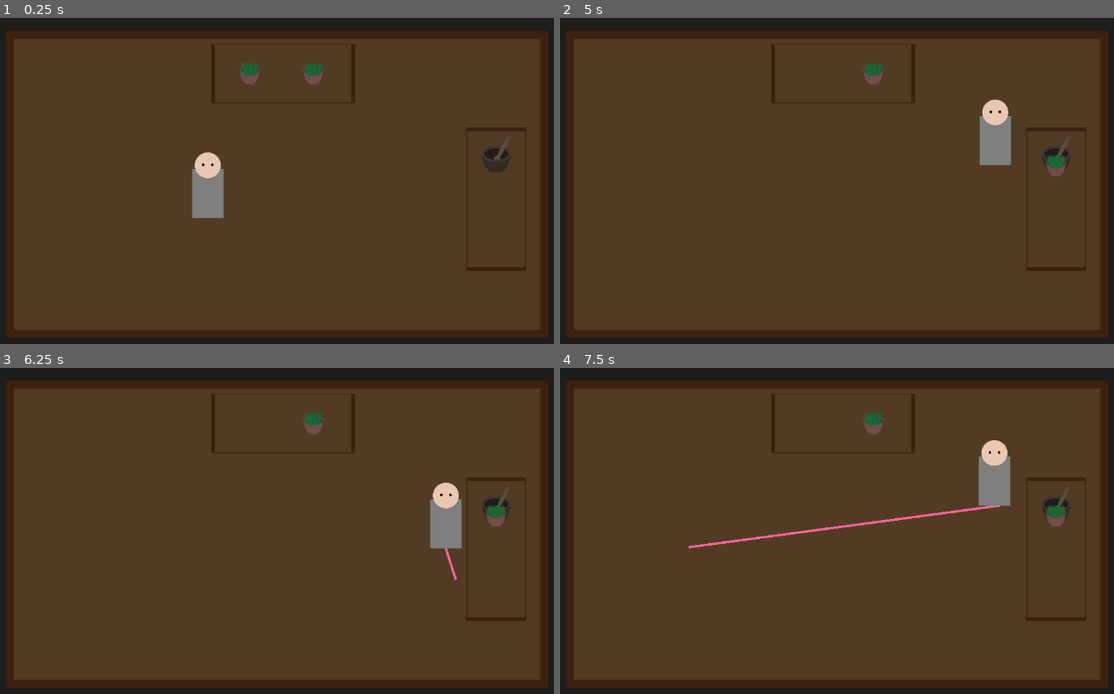
Above: before the commit, frames 1-4 (two rows, left to right).
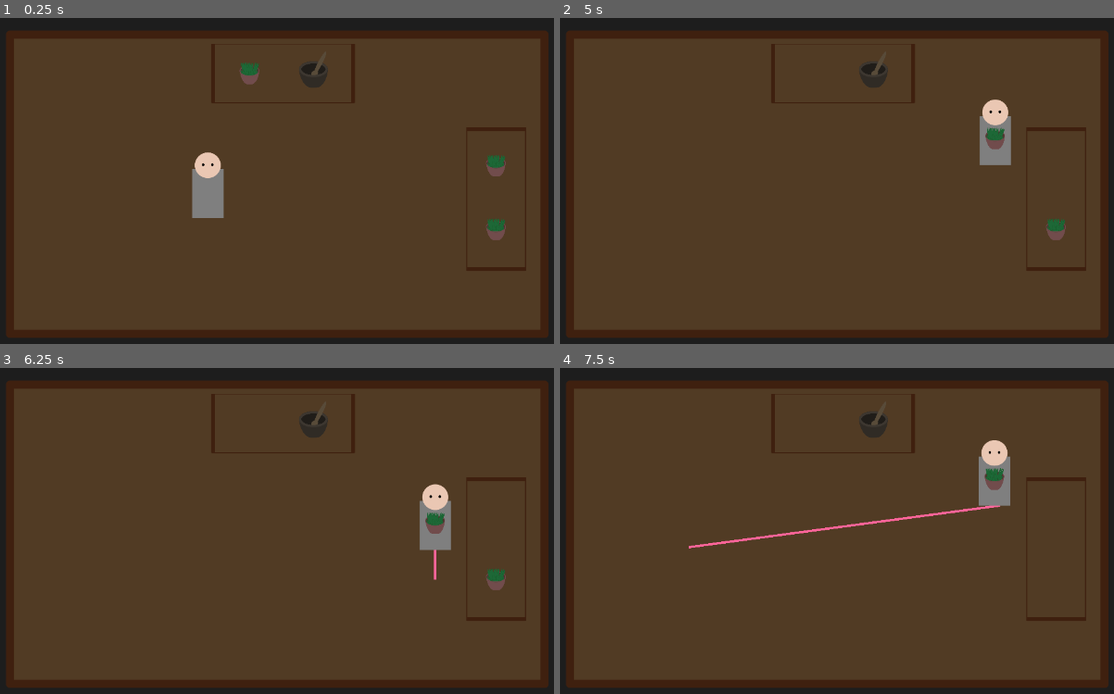
Above: after the commit, the same moments.

Repository: Nordtwig/HammurabisHut
Game: Godot game, scene res://Scenes/TheHut.tscn
The game is run twice, just before and just after one commit, with the same random seed, the same clock (stepped at 60 frames per second) and the same inputs.
Inputs (mouse positions are in pixels of both pictures, inside the frame that each line leads up to):
- Up to frame 1 (0.25 s): no input
- Up to frame 2 (5 s): tap Enter at 0.5, 3.5 s; move the mouse to (809, 73) at 0.52 s; click (809, 73) at 0.67 s; click (809, 73) at 1.42 s; tap Space at 2 s; move the mouse to (875, 73) at 2.02 s; click (875, 73) at 2.17 s; click (875, 73) at 2.92 s; move the mouse to (1058, 164) at 3.52 s; click (1058, 164) at 3.67 s; click (1058, 164) at 4.42 s
- Up to frame 3 (6.25 s): click (498, 514) at 5.17 s; tap Space at 5.75 s; move the mouse to (498, 579) at 5.77 s; click (498, 579) at 5.92 s
- Up to frame 4 (7.5 s): move the mouse to (997, 504) at 6.52 s; click (997, 504) at 6.67 s; move the mouse to (687, 547) at 7.27 s; click (687, 547) at 7.42 s

The runs differ from the first frame. In frame 1, 0.7% of the frame differs, in the area x 54-93%, y 13-69%; in frame 2, 0.9%; in frame 3, 1.9%; in frame 4, 0.8%.
Error after the commit: Invalid call. Nonexistent function 'find_node' in base 'Nil'. (res://Scripts/Reagent.gd:15)

Commit message:
Started messing around again with picking up and down

Diff:
--- a/Scenes/Player.tscn
+++ b/Scenes/Player.tscn
@@ -23,5 +23,5 @@
 position = Vector2( 0, -12 )
 shape = SubResource( 1 )
 
-[node name="Hands" type="Position2D" parent="."]
+[node name="Item" type="Position2D" parent="."]
 position = Vector2( 0, -47 )
--- a/Scenes/Slot.tscn
+++ b/Scenes/Slot.tscn
@@ -4,7 +4,9 @@
 
 [sub_resource type="RectangleShape2D" id=1]
 
-[node name="Slot" type="Node2D"]
+[node name="Slot" type="Node2D" groups=[
+"Slots",
+]]
 script = ExtResource( 1 )
 
 [node name="Item" type="Node2D" parent="."]
--- a/Scenes/Station.tscn
+++ b/Scenes/Station.tscn
@@ -8,7 +8,7 @@
 script = ExtResource( 3 )
 
 [node name="Sprite" parent="." index="0"]
-position = Vector2( 0, -19 )
+position = Vector2( 0, -6 )
 scale = Vector2( 0.25, 0.25 )
 texture = ExtResource( 2 )
 
--- a/Scenes/TheHut.tscn
+++ b/Scenes/TheHut.tscn
@@ -47,16 +47,16 @@
 containedItemName = "Reagent"
 
 [node name="Slot2" parent="Furniture/Table/Slots" index="1"]
-containedItemName = "Reagent"
+containedItemName = "Station"
 
 [node name="Table2" parent="Furniture" instance=ExtResource( 2 )]
 position = Vector2( 889.874, 333.656 )
 
 [node name="Slot" parent="Furniture/Table2/Slots" index="0"]
-containedItemName = "Station"
+containedItemName = "Reagent"
 
 [node name="Slot2" parent="Furniture/Table2/Slots" index="1"]
-containedItemName = ""
+containedItemName = "Reagent"
 
 [node name="Player" parent="." instance=ExtResource( 1 )]
 position = Vector2( 392, 367 )
--- a/Scripts/Object.gd
+++ b/Scripts/Object.gd
@@ -3,12 +3,8 @@
 var playerInContact = false
 var isTarget = false
 
-#func _process(delta: float) -> void:
-#	if playerInContact && isTarget:
-#		print("touching me and wants to hold me")
-
 func _ready() -> void:
-	name = "Object" + String(self.get_instance_id())
+	name = String(self.name) + String(self.get_instance_id())
 
 func CheckTarget(target: Node):
 	if target == self:
@@ -34,4 +30,4 @@
 		get_tree().call_group("Objects", "CheckTarget", self)
 
 func TriggerObject(player: Node):
-	print("I haven't inherited my right existence")
+	print("I shouldn't be here")
--- a/Scripts/Player.gd
+++ b/Scripts/Player.gd
@@ -6,21 +6,12 @@
 
 var motion
 var targetDestination
+var targetObject
 var path
-var isCarrying
+var isOccupied = false
 
 export var moveSpeed = 200
 export var destinationReachedMargin = 5
-export var CarriedItemName = ""
-
-func _ready():
-	if CarriedItemName != "":
-		get_tree().call_group("GameMaster", "RequestSpawnItem", CarriedItemName, $Hands)
-	if $Hands.get_child_count() <= 0:
-		isCarrying = false
-	else:
-		$Hands.get_child(0).z_index = 4
-		isCarrying = true
 
 func _physics_process(delta: float):
 	if targetDestination != null:
@@ -54,8 +45,5 @@
 	targetDestination = null
 	get_tree().call_group("Objects", "CheckPlayerIntent", self)
 
-func GetIsCarrying() -> bool:
-	return isCarrying
-
-func SetIsCarrying(newStatus: bool):
-	isCarrying = newStatus
+func TargetAcquired(target: Node):
+	targetObject = target
--- a/Scripts/Reagent.gd
+++ b/Scripts/Reagent.gd
@@ -1,13 +1,22 @@
 extends "res://Scripts/Object.gd"
-
-var inStation = false
 
 export var reagentType = "nettles"
 export var workNeeded = 5
 
 func TriggerObject(player: Node):
-	if !player.GetIsCarrying() && !inStation:
+	if player.isOccupied == false:
+		get_parent().get_parent().isOccupied = false
 		get_parent().remove_child(self)
-		player.find_node("Hands").add_child(self)
-		player.SetIsCarrying(true)
+		player.find_node("Item").add_child(self)
+		player.isOccupied = true
 		z_index = 4
+	else:
+		get_parent().remove_child(self)
+		player.targetObject.find_node("Item").add_child(self)
+		Hide(true)
+
+func Hide(status: bool):
+	if status:
+		scale = Vector2(0,0)
+	else:
+		scale = Vector2(1,1)
--- a/Scripts/Slot.gd
+++ b/Scripts/Slot.gd
@@ -15,5 +15,7 @@
 		isOccupied = false
 
 func _on_Slot_Clicked(viewport: Node, event: InputEvent, shape_idx: int) -> void:
-	if Input.is_mouse_button_pressed(BUTTON_LEFT) && isOccupied:
+	if Input.is_mouse_button_pressed(BUTTON_LEFT):
 		get_tree().call_group("GameMaster", "RequestNewDestination", $PickUpPosition.global_position)
+		if !isOccupied:
+			get_tree().call_group("Player", "TargetAcquired", self)
--- a/Scripts/Station.gd
+++ b/Scripts/Station.gd
@@ -4,18 +4,21 @@
 var workDone = 0
 
 func TriggerObject(player: Node):
-	if player.GetIsCarrying():
-		var item = player.find_node("Hands").get_child(0)
-		player.find_node("Hands").remove_child(item)
-		add_child(item)
-		player.SetIsCarrying(false)
-		item.z_index = 2
-		item.inStation = true
-		containedReagent = item
-	if containedReagent != null:
-		if workDone >= containedReagent.workNeeded:
-			containedReagent.inStation = false
-			containedReagent.TriggerObject(player)
-		else:
-			workDone += 1
-			print(workDone)
+#	if containedReagent != null:
+#		if workDone >= containedReagent.workNeeded:
+#			containedReagent.scale = Vector2(1,1)
+#			containedReagent.inStation = false
+#			containedReagent.TriggerObject(player)
+#			containedReagent = null
+#		else:
+#			workDone += 1
+#			print(workDone)
+#	if player.GetIsCarrying():
+#		var item = player.find_node("Hands").get_child(0)
+#		player.find_node("Hands").remove_child(item)
+#		find_node("Item").add_child(item)
+#		player.SetIsCarrying(false)
+#		containedReagent = item
+#		containedReagent.inStation = true
+#		containedReagent.scale = Vector2(0,0)
+	pass
